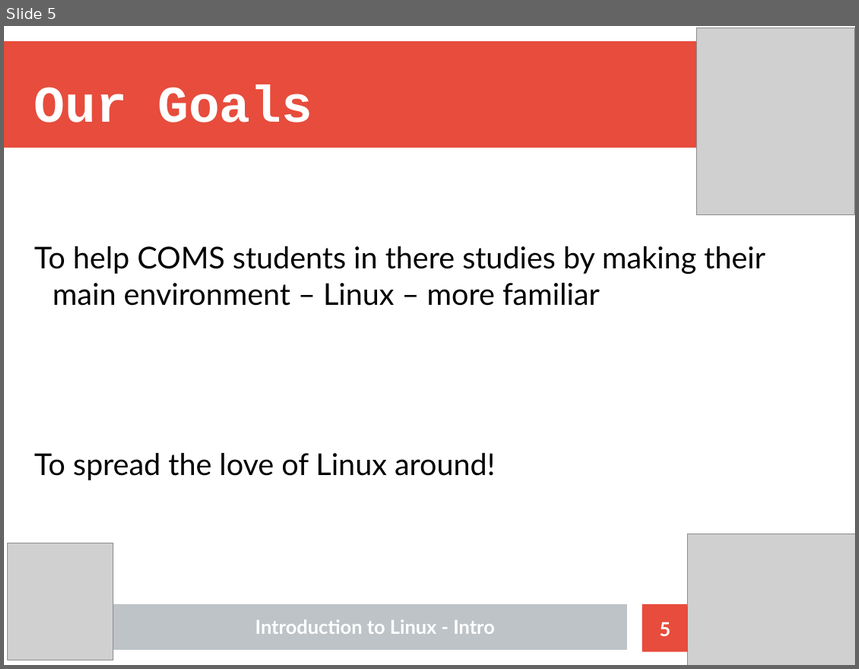
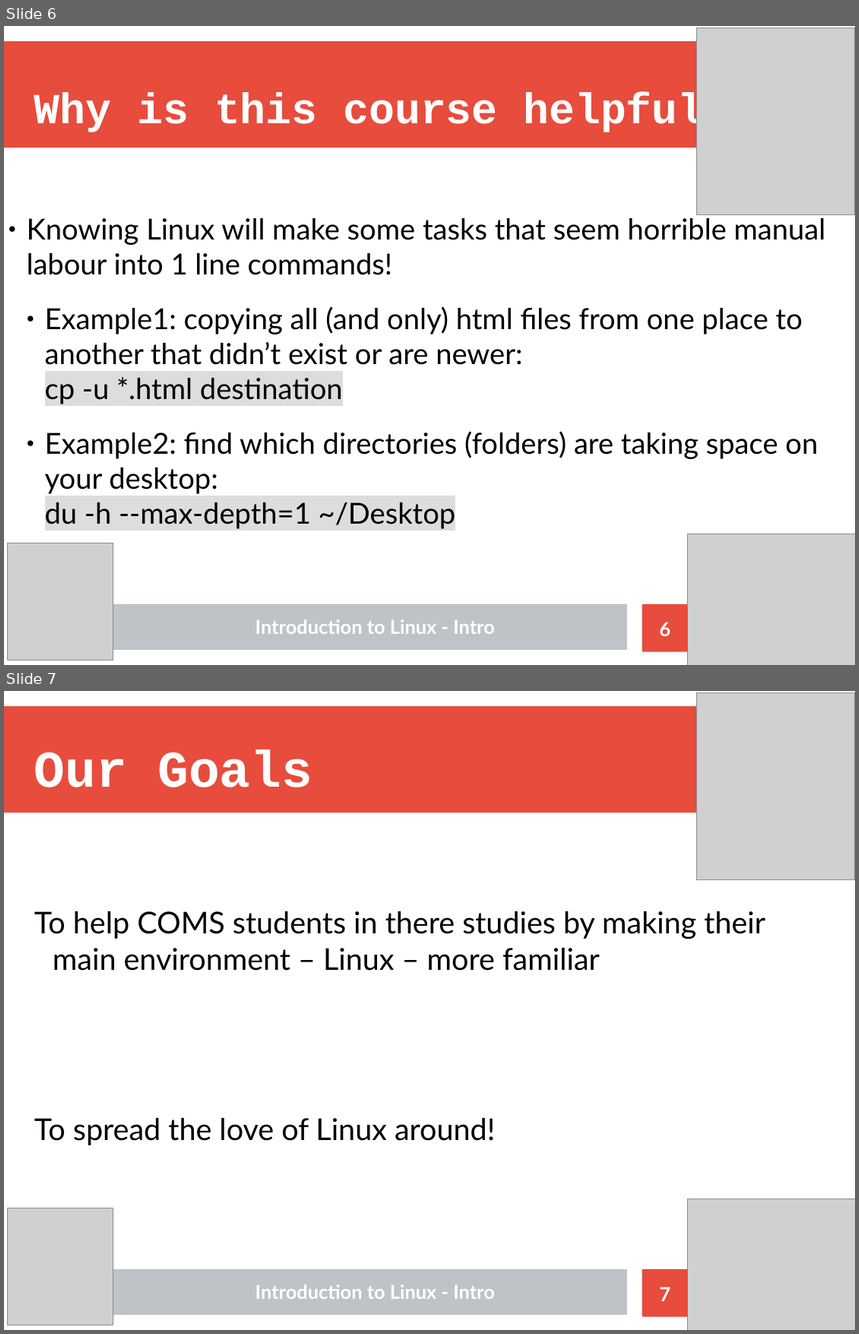
Before and after one commit to Nhlakanipho-Biyela/Intro_To_Linux_Course, a slide deck: Lecture_Slides/ITL_Lecture_1_Introduction_V2.odp. Shown one above the other, each under a label of ours: slide 5 before the commit, slides 6 and 7 after it. The pictures are 859x669 and 859x1334 pixels, drawn with LibreOffice and Linux fonts; fonts in the diff are those of the drawing; grey boxes stand for pictures. Boxes give left, top, right and bottom in pixels: in the first picture for what was removed or moved away, otherwise in the second. Text is boxed around its words. In the diff, an @@ line names an element or a change of style, - is before the commit and + after.

```diff
--- a/Lecture_Slides/ITL_Lecture_1_Introduction_V2.odp
+++ b/Lecture_Slides/ITL_Lecture_1_Introduction_V2.odp
@@ slide 6 added at (x1=4, y1=26, x2=855, y2=665), background #FFFFFF; not listed: 3 template elements that a slide beside it also shows @@
@@ picture added at (x1=697, y1=28, x2=855, y2=214) @@
@@ title added at (x1=34, y1=93, x2=729, y2=135), 40 pt, text #FFFFFF, bold @@
+Why is this course helpful?
@@ text added at (x1=27, y1=214, x2=826, y2=529), 27 pt, text #000000 @@
+● Knowing Linux will make some tasks that seem horrible manual labour into 1 line commands!
+  ● Example1: copying all (and only) html files from one place to another that didn’t exist or are newer:
+    cp -u *.html destination
+  ● Example2: find which directories (folders) are taking space on your desktop:
+    du -h --max-depth=1 ~/Desktop
@@ picture added at (x1=8, y1=543, x2=113, y2=659) @@
@@ picture added at (x1=688, y1=534, x2=855, y2=665) @@
@@ page number added at (x1=642, y1=606, x2=687, y2=651), fill #E74C3C, 18 pt, text #FFFFFF, bold @@
+6
@@ text added at (x1=256, y1=620, x2=495, y2=634), 18 pt, text #FFFFFF, bold @@
+Introduction to Linux - Intro
@@ what was slide 5 is now slide 7 @@
@@ page number at (x1=660, y1=1287, x2=671, y2=1301): text changed @@
-5
+7
```
Also in this commit, not shown: 10 slides changed, 1 other file.
